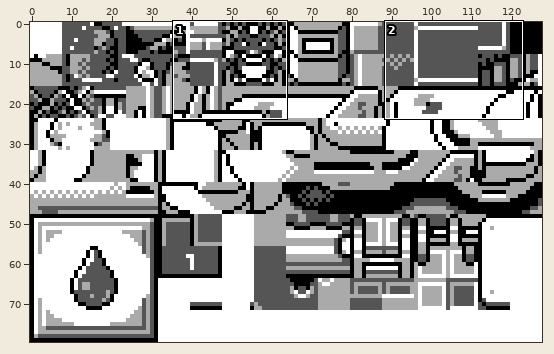
Sprite sheet -- gfx/tilesets/port.png. Above: a wide view before the commit, with the close-up outlined.
Close-up. Before:
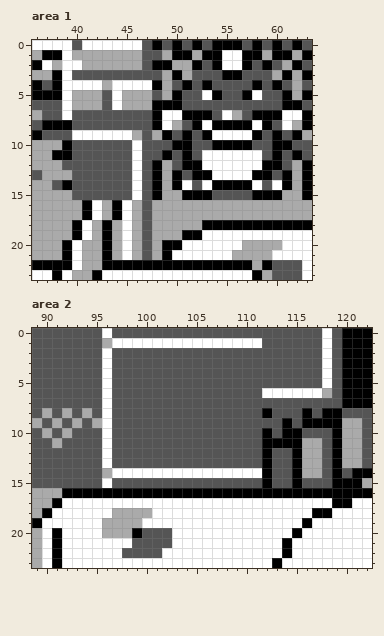
The file is 128x80 pixels. Shown: area 1: x 36..63, y 0..23; area 2: x 89..122, y 0..23.
The result:
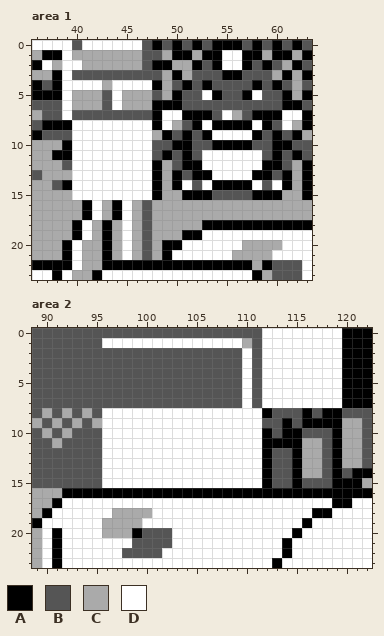
Palette (. is transparent): A #000000  B #555555  C #aaaaaa  D #ffffff
Edits made:
Area 1:
Colour B becomes colour D in row 8 at x 40 to 47; in row 9 at x 47; in rows 10 to 15 at x 40 to 45 and 47.
Colour C becomes colour D in row 9 at x 46.
Area 2:
Colour D becomes colour B in row 0 at x 96; in row 1 at x 111; in rows 2 to 7 at x 96.
Colour D becomes colour C in row 1 at x 110.
Colour B becomes colour D in rows 0 to 1 at x 112 to 117 and 119; in rows 2 to 5 at x 110, 112 to 117 and 119; in row 6 at x 110 and 119; in row 7 at x 110 and 112 to 119; in rows 8 to 13 at x 97 to 111; in row 15 at x 97 to 111.
Colour C becomes colour D in row 1 at x 96; in row 6 at x 118; in row 14 at x 96.
